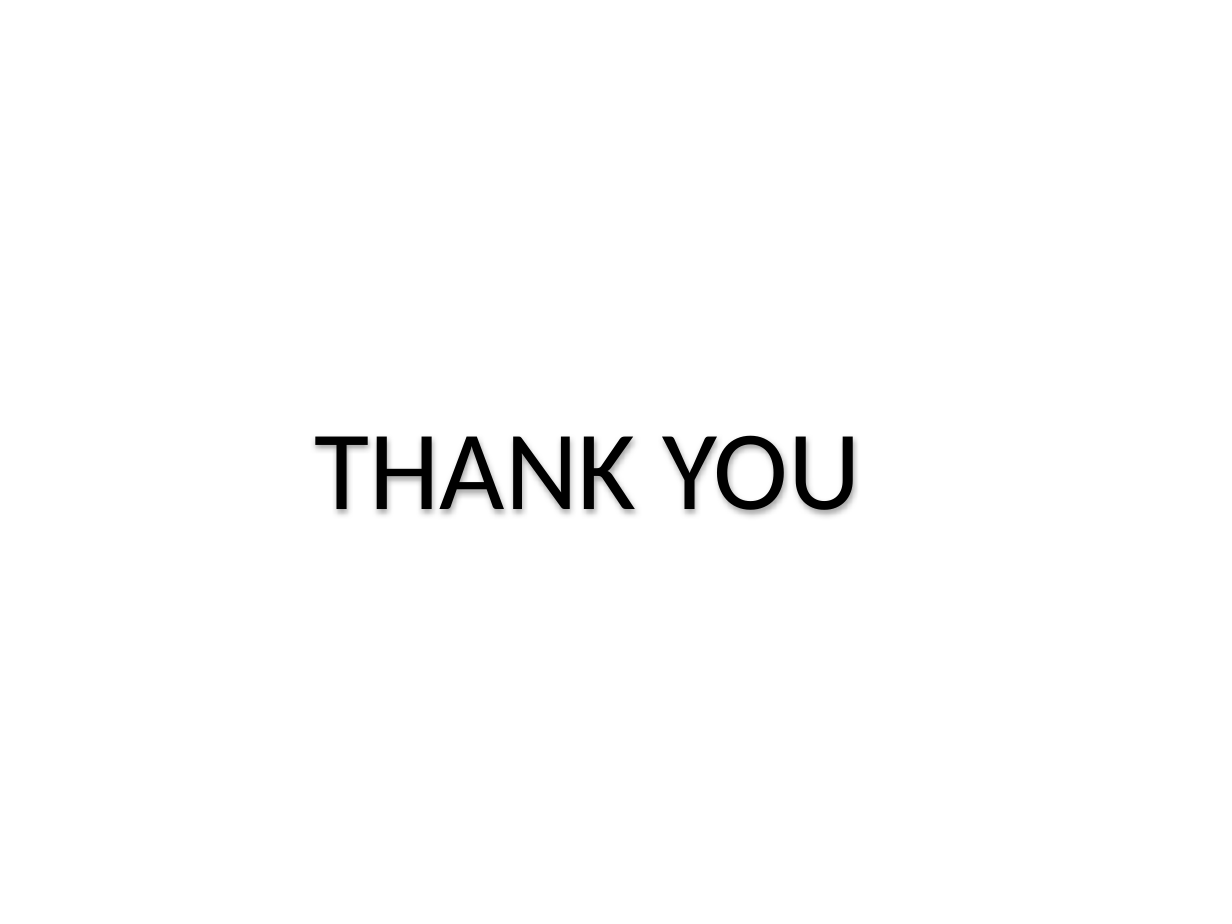
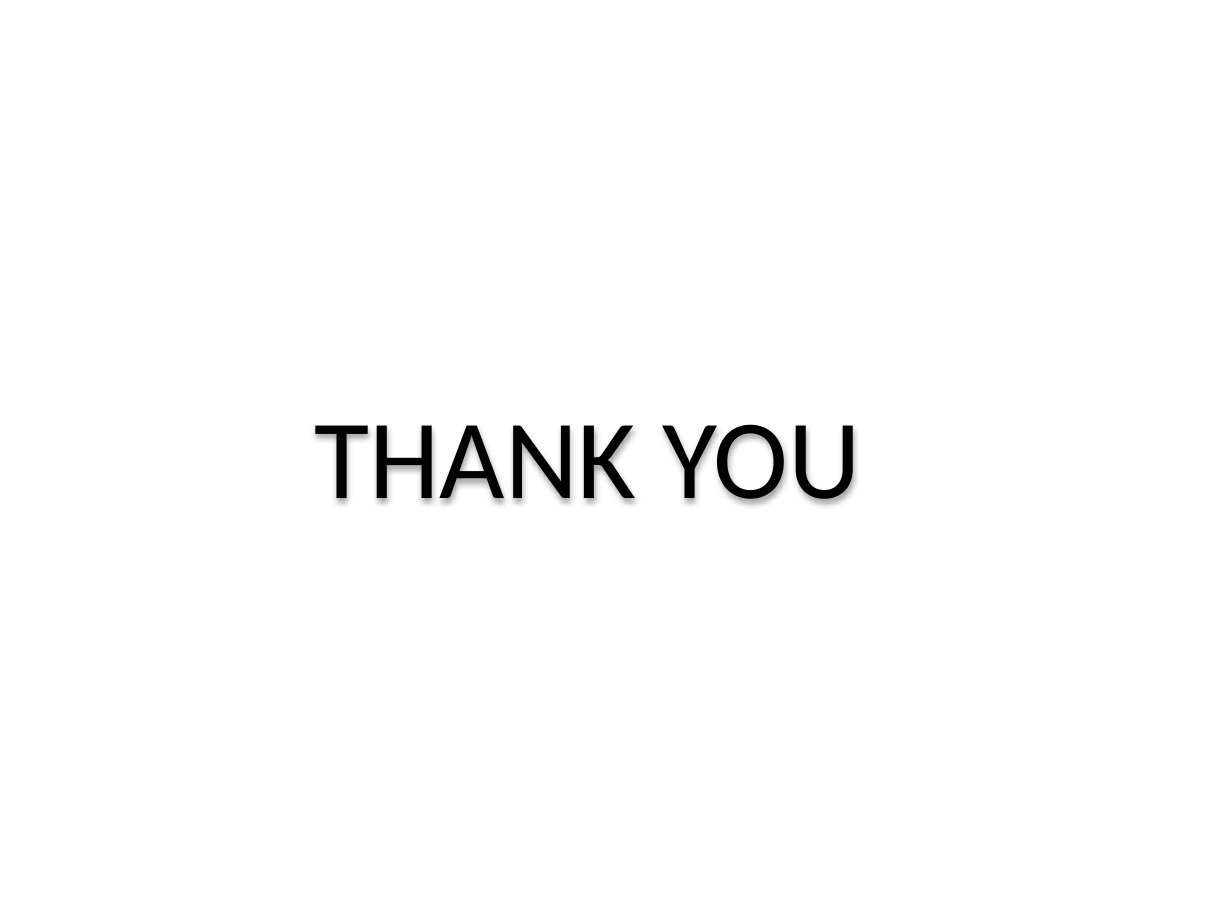
Before and after one commit to Greeny6092/Mini-Project-sem7-, a slide deck: slide 39 of presentation/AI BASED MULTIPLAYER SNAKE GAME(mini project).pptx. Drawn at 1232x924 pixels with LibreOffice and Linux fonts; fonts in the diff are those of the drawing. Boxes give left, top, right and bottom in pixels: in the first picture for what was removed or moved away, otherwise in the second. Text is boxed around its words. In the diff, an @@ line names an element or a change of style, - is before the commit and + after.

```diff
--- a/presentation/AI BASED MULTIPLAYER SNAKE GAME(mini project).pptx
+++ b/presentation/AI BASED MULTIPLAYER SNAKE GAME(mini project).pptx
@@ text "THANK YOU": place and size @@
-text "THANK YOU" at box(315, 435, 861, 514)
+text "THANK YOU" at box(315, 424, 861, 504)
```
Also in this commit, not shown: 10 other slides changed, 2 other files.
